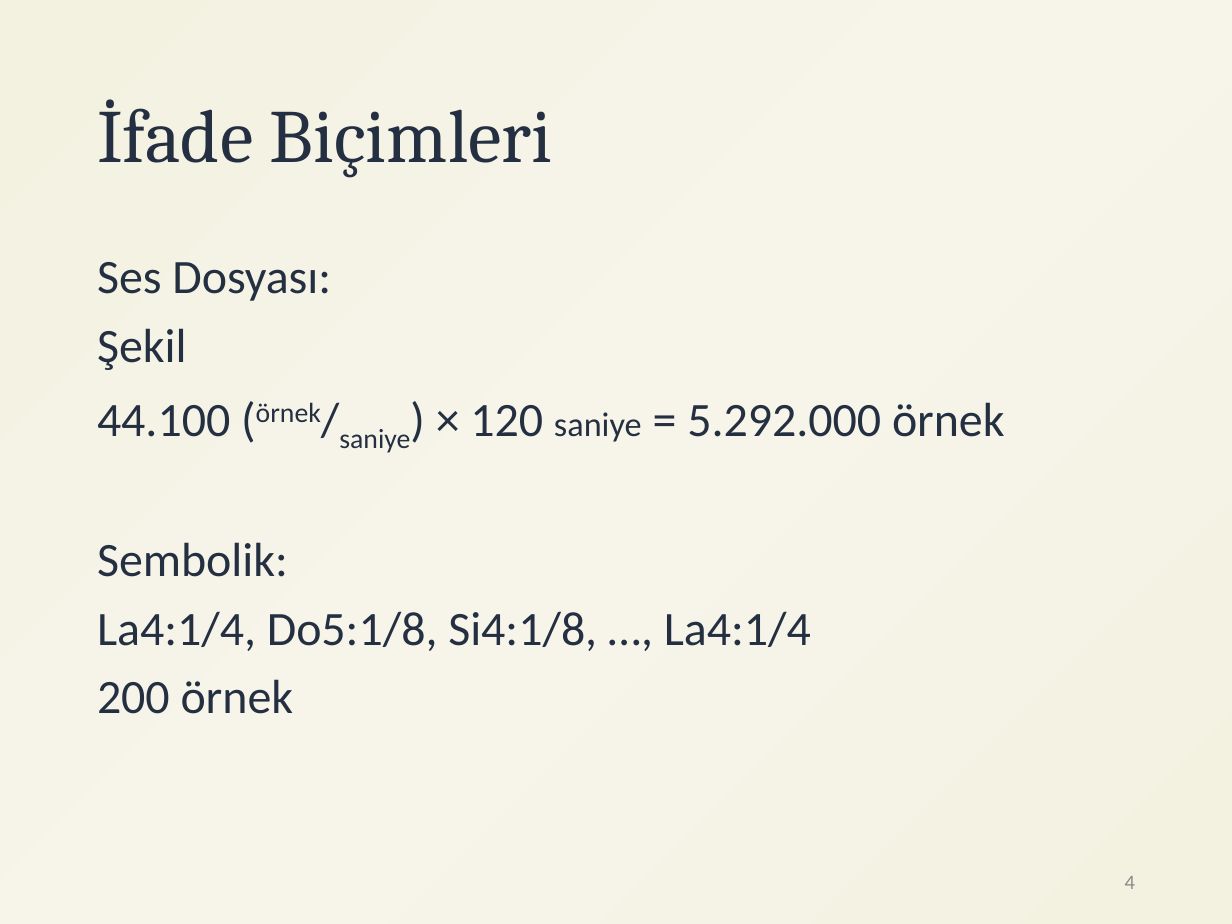
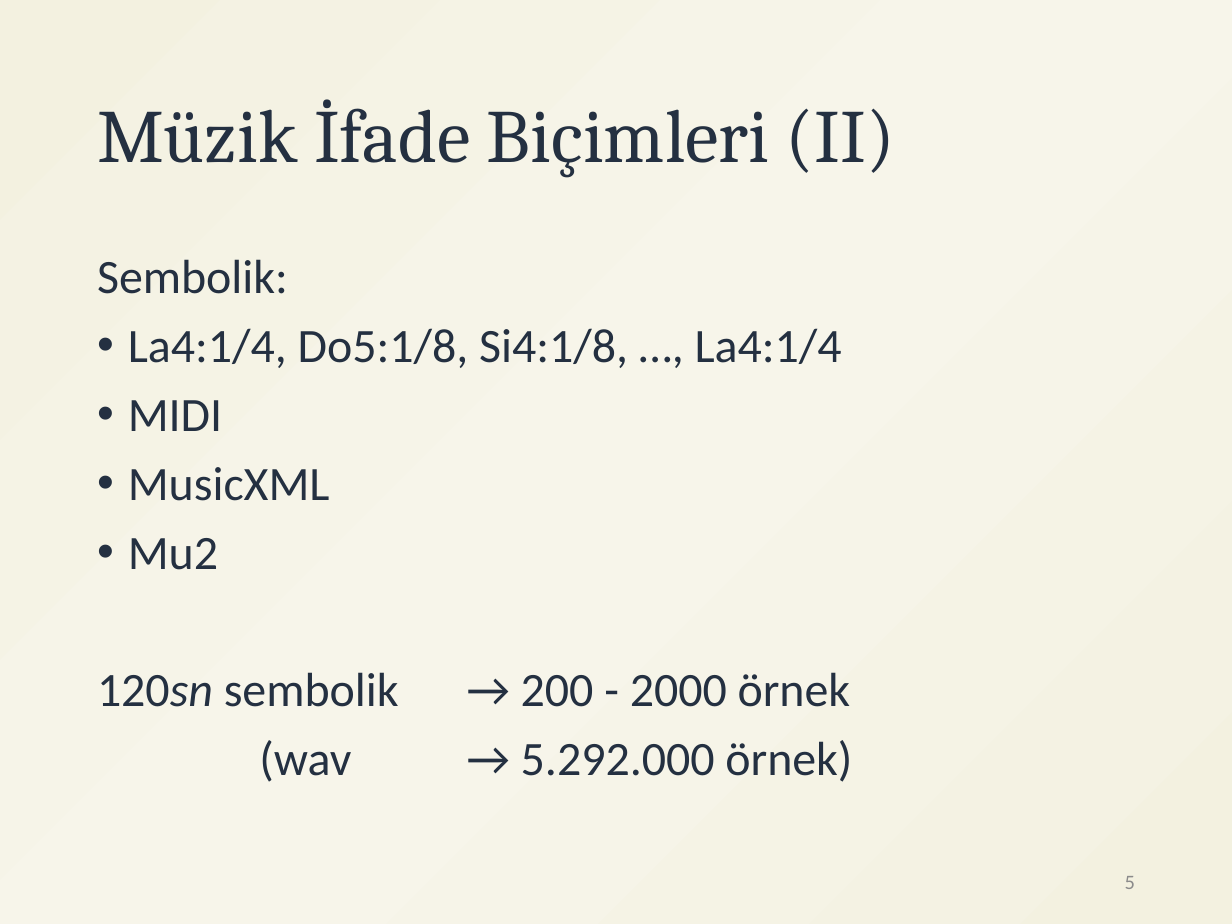
Before and after one commit to ihpar/katip, a slide deck: slide 5 of assets/DL_GUI.pptx (slide 4 before the commit). Drawn at 1232x924 pixels with LibreOffice and Linux fonts; fonts in the diff are those of the drawing. Boxes give left, top, right and bottom in pixels: in the first picture for what was removed or moved away, otherwise in the second. Text is boxed around its words. In the diff, an @@ line names an element or a change of style, - is before the commit and + after.

```diff
--- a/assets/DL_GUI.pptx
+++ b/assets/DL_GUI.pptx
@@ title at (97,99,895,178): text changed @@
-İfade Biçimleri
+Müzik İfade Biçimleri (II)
@@ text at (97,262,1005,453): paragraphs removed @@
-Ses Dosyası:
-Şekil
-44.100 (örnek/saniye) × 120 saniye = 5.292.000 örnek
@@ text at (128,328,842,368): bullet none to • @@
@@ text at (97,400,852,782): text changed @@
-200 örnek
+• MIDI
+• MusicXML
+• Mu2
+120sn sembolik → 200 - 2000 örnek
+(wav → 5.292.000 örnek)
@@ page number at (1125,876,1135,889): text changed @@
-4
+5
```
Also in this commit, not shown: 3 other slides changed, 2 slides added, 1 slide removed, 1 other file.
